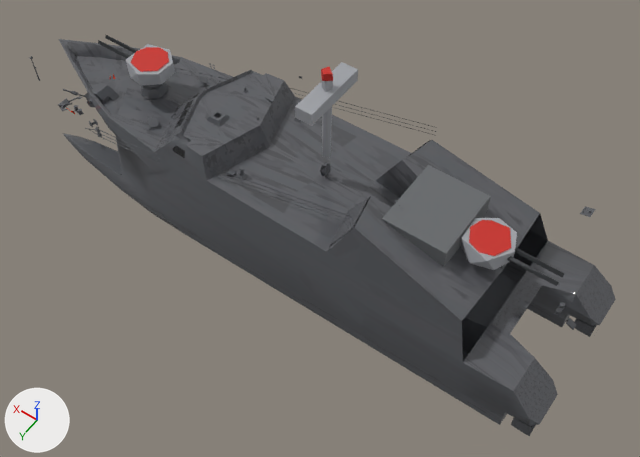
One commit to the glTF model game/models/battle/fh_battle_e_ship_aa.glb: the scene before it, then after it.
One viewpoint serves both versions: a camera (50 mm lens) standing at (-0.566, 0.716, 1.103) and looking at (-0.094, 0.054, 0.063). Arrows for +X, +Y and +Z are at lower left; the lights stay in place. The first picture is the older version. Vertices at exactly the same position are counted once.

Names of what the first picture shows: 'body'.
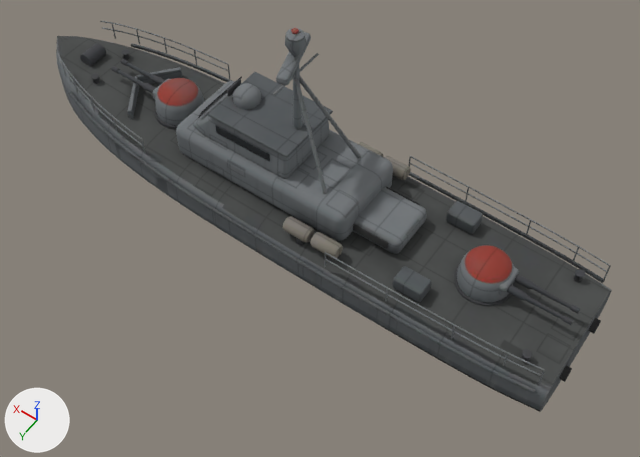
Boxes [x1, y1, x2, y2] around the edits, measured in the pictures (640 x 457 px):
'body', reshaped: before [29, 35, 616, 436]; after [56, 21, 612, 412]
part 1 of me_object_8, added: after [293, 55, 302, 129]
part 2 of me_object_8, added: after [273, 53, 319, 96]
part 3 of me_object_8, added (mostly hidden): after [154, 99, 205, 130]
part 4 of me_object_8, added: after [454, 262, 515, 306]
part 5 of me_object_8, added: after [80, 43, 106, 67]
part 6 of me_object_8, rebuilt: before [59, 39, 616, 426]; after [56, 36, 612, 412]
part 7 of me_object_8, deleted: before [29, 35, 597, 436]
part 8 of me_object_8, reshaped: before [141, 82, 167, 99]; after [57, 21, 610, 394]

The change, as a diff of the scene's bpy script:
```diff
--- a/game/models/battle/fh_battle_e_ship_aa.glb.py
+++ b/game/models/battle/fh_battle_e_ship_aa.glb.py
@@ mat_e_ship_aa_body @@
+mat_e_ship_aa_body = bpy.data.materials.new('e_ship_aa_body')
+# uses the picture img_e_ship_aa_color
+# uses the picture img_e_ship_aa_normal
@@ mat_e_ship_aa_glass @@
+mat_e_ship_aa_glass = bpy.data.materials.new('e_ship_aa_glass')
+# uses the picture img_e_ship_aa_color
+# uses the picture img_e_ship_aa_normal
@@ me_object_8 @@
-me_object_8.from_pydata(...)  # 4126 vertices, 4658 faces; spans x -0.5..0.5, y -0.201..0.133, z -0.04..0.32
-me_object_8.materials.append(mat_material_7)  # picture img_image_4
-me_object_8.materials.append(mat_material_5)  # picture img_image_0
-me_object_8.materials.append(mat_material_6)  # picture img_image_3
-me_object_8.materials.append(mat_material_10)  # black #242323
-me_object_8.materials.append(mat_material)  # picture img_image_0
-me_object_8.materials.append(mat_material_9)  # orange #ff4400
-me_object_8.materials.append(mat_material_8)  # picture img_image_0
-me_object_8.materials.append(mat_material_11)  # greyish green #74926e
-me_object_8.materials.append(mat_material_1)  # picture img_image_1
-me_object_8.materials.append(mat_material_2)  # picture img_image_2
-me_object_8.materials.append(mat_material_3)  # picture img_image_2
-me_object_8.materials.append(mat_fh_aa_super)  # grey #9ea1a6
-me_object_8.materials.append(mat_fh_red)  # red #c7291f
-me_object_8.materials.append(mat_fh_gun)  # dark grey #383b3d
-me_object_8.materials.append(mat_fh_aa_deck)  # dark grey #66696b
+me_object_8.from_pydata(...)  # 5016 vertices, 9736 faces; spans x -0.5..0.5, y -0.123..0.123, z -0.04..0.364
+# me_object_8 part 1: a new loose piece, a 10-sided cut cone along z (radius 0.007 at the low end, 0.004 at the high end) spanning x -0.022..-0.009, y -0.006..0.006, z 0.185..0.35, in mat_e_ship_aa_body
+# me_object_8 part 2: a new loose piece, a 6-sided cylinder along y spanning x -0.0177..-0.0137, y -0.0496..0.0496, z 0.2859..0.2893, in mat_e_ship_aa_body
+# me_object_8 part 3: a new loose piece, a 28-sided cylinder along z spanning x 0.1793..0.2653, y -0.043..0.043, z 0.08..0.0883, in mat_e_ship_aa_body
+# me_object_8 part 4: a new loose piece, a 28-sided cylinder along z spanning x -0.3826..-0.2967, y -0.043..0.043, z 0.0661..0.0744, in mat_e_ship_aa_body
+# me_object_8 part 5: a new loose piece, a 14-sided cylinder along y spanning x 0.401..0.427, y -0.018..0.018, z 0.092..0.116, in mat_e_ship_aa_body
+# me_object_8 part 6: the loose piece of 590 vertices spanning x -0.5..0.5, y -0.133..0.133, z -0.04..0.177 is rebuilt with 1628 vertices and now spans x -0.492..0.5, y -0.118..0.118, z -0.04..0.103, in mat_e_ship_aa_body
+# me_object_8 part 7: 282 loose pieces with 3516 vertices, spanning x -0.499..0.485, y -0.201..0.125, z -0.024..0.32, are deleted
+# me_object_8 part 8: 20 vertices removed from x 0.257..0.3, y -0.022..0.021, z 0.099..0.113; 3070 vertices added at x -0.5..0.439, y -0.123..0.123, z 0.026..0.364
+# other edits to the shape of me_object_8 do not show in these pictures
+me_object_8.materials.append(mat_e_ship_aa_body)
+me_object_8.materials.append(mat_e_ship_aa_glass)
```
